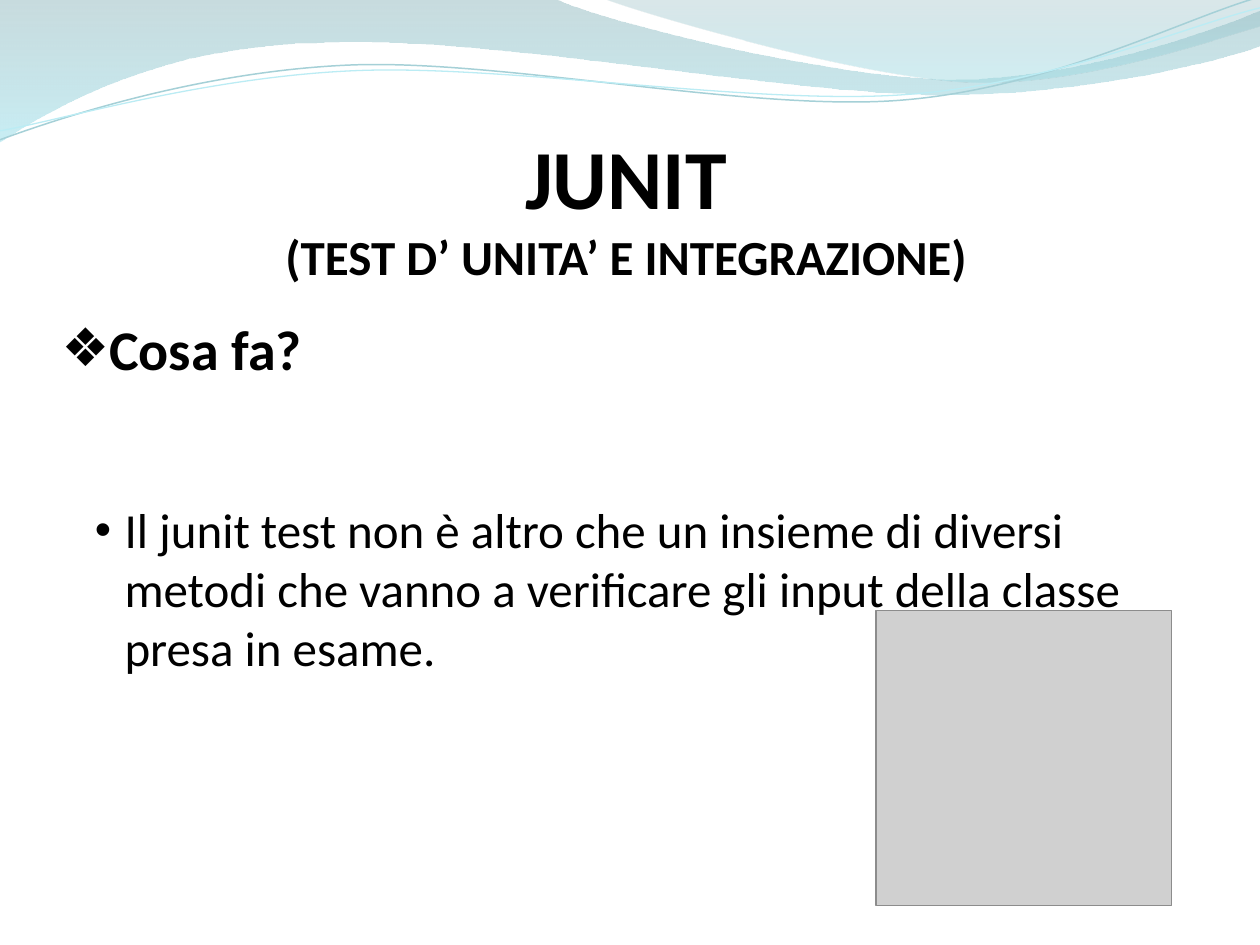
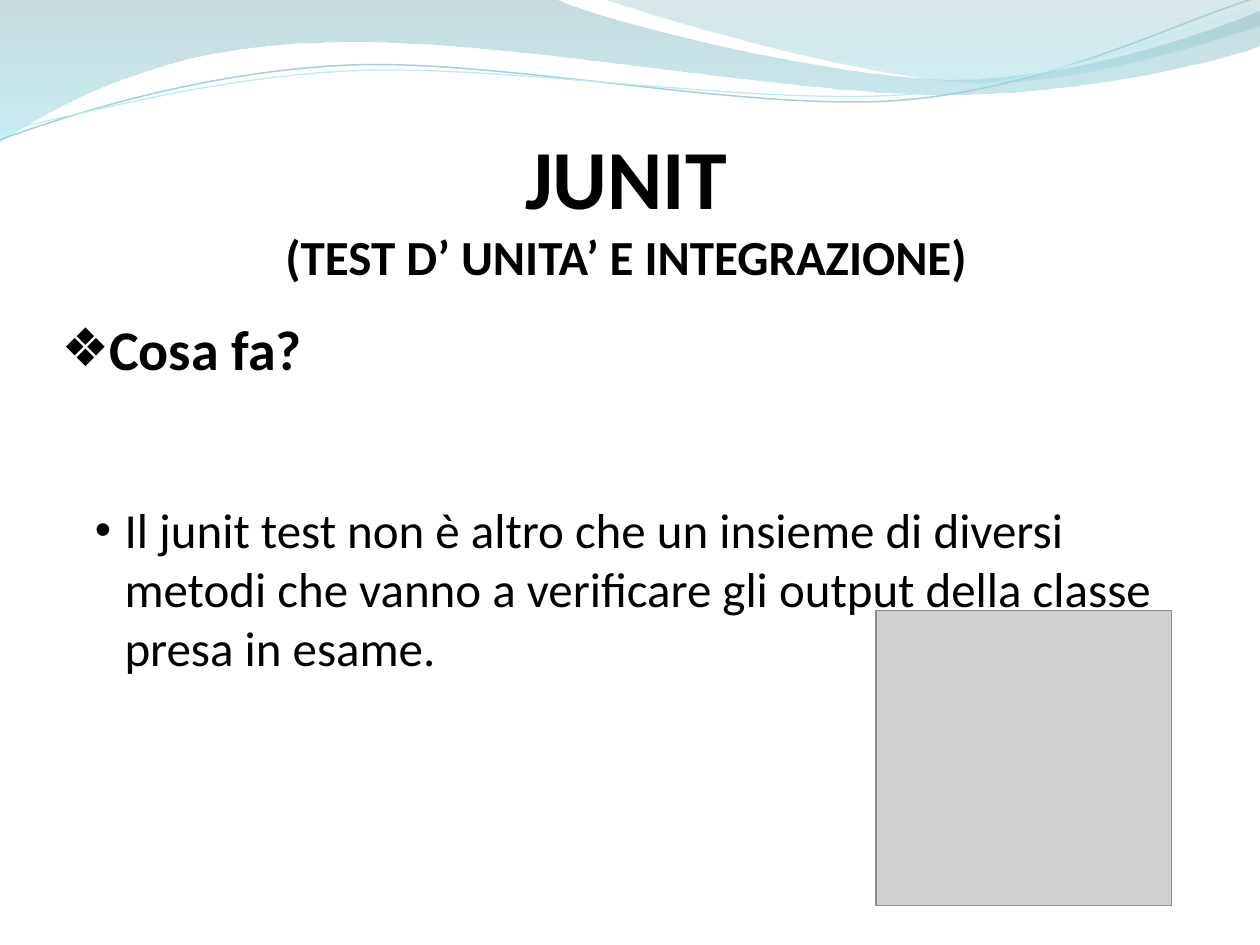
Before and after one commit to ammirate/at-silo, a slide deck: slide 95 of Presentazione/Atsilo1/[BOZZA] Atsilo_A_PresentazioneFinale copia.pptx. Drawn at 1260x945 pixels with LibreOffice and Linux fonts; fonts in the diff are those of the drawing; grey boxes stand for pictures. Boxes give left, top, right and bottom in pixels: in the first picture for what was removed or moved away, otherwise in the second. Text is boxed around its words. In the diff, an @@ line names an element or a change of style, - is before the commit and + after.

```diff
--- a/Presentazione/Atsilo1/[BOZZA] Atsilo_A_PresentazioneFinale copia.pptx
+++ b/Presentazione/Atsilo1/[BOZZA] Atsilo_A_PresentazioneFinale copia.pptx
@@ text at box(125, 514, 1151, 674): text changed @@
-  • Il junit test non è altro che un insieme di diversi metodi che vanno a verificare gli input della classe presa in esame.
+  • Il junit test non è altro che un insieme di diversi metodi che vanno a verificare gli output della classe presa in esame.
```
Also in this commit, not shown: 6 other slides changed, 1 other file.
